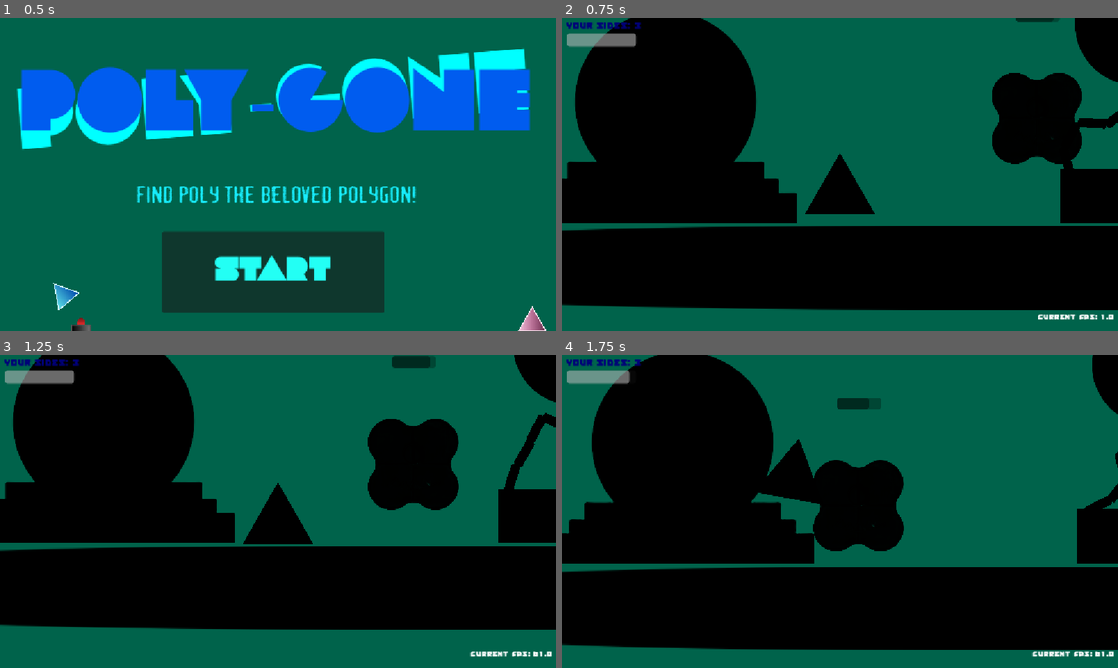
Above: before the commit, frames 1-4 (two rows, left to right).
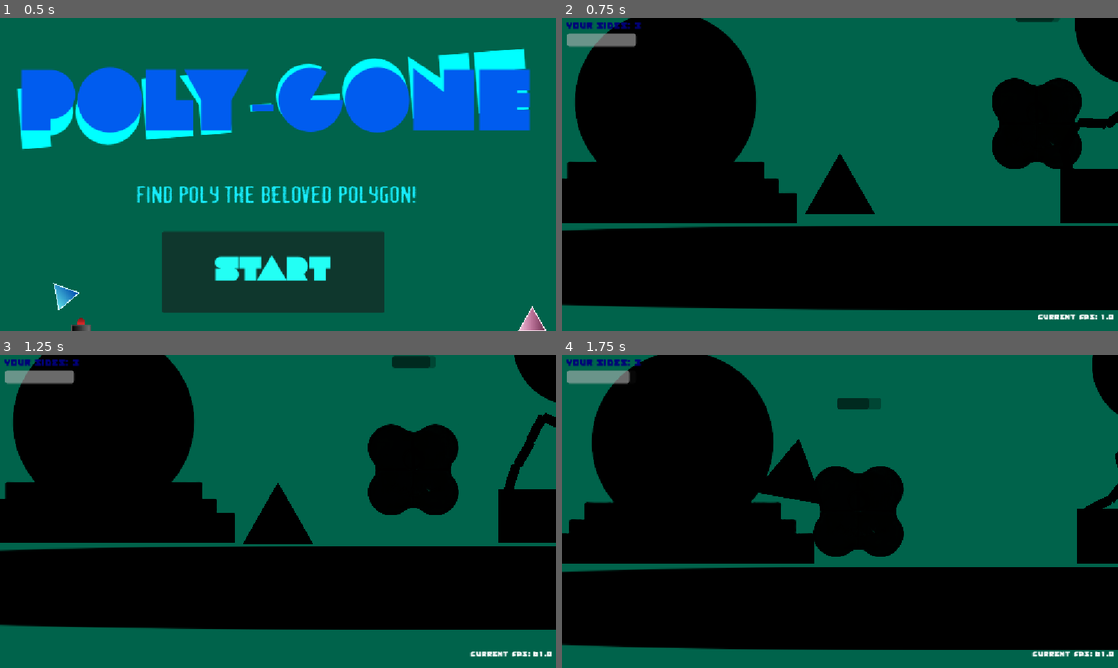
Above: after the commit, the same moments.

Repository: Eldragon126/Shapes
Game: Godot game, scene res://nodes/level_rooms/title_screen.tscn
Same seed, same stepped clock (60 frames per second), same inputs: the game is played once before the commit and once after it. The engine's default icon, where the game draws it, is replaced by a stand-in: a white triangle on a blue panel in a dark square. Sound files missing from this copy of the repository are replaced by a short silence.
Inputs (mouse positions are in pixels of both pictures, inside the frame that each line leads up to):
- Up to frame 1 (0.5 s): no input
- Up to frame 2 (0.75 s): click "Start" at 0.5 s
- Up to frame 3 (1.25 s): no input
- Up to frame 4 (1.75 s): move the mouse to (962, 495) at 1.27 s; hold Right (ui_right) from 1.28 s (still down); tap Shift (ability_activate) at 1.35 s; click (962, 495) at 1.42 s; tap Space (jump) at 1.52 s

Frame 1 is identical in both runs. In frame 2, 0.6% of the frame differs, in the area x 77-94%, y 17-49%; in frame 3, 0.7%, in the area x 66-83%, y 20-52%; in frame 4, 0.7%.

Commit message:
Other Adjustments

Diff:
--- a/nodes/Enemies/enemy_5.tscn
+++ b/nodes/Enemies/enemy_5.tscn
@@ -24,6 +24,7 @@
 shape = SubResource("RectangleShape2D_63obj")
 
 [node name="Sprite2D" type="Sprite2D" parent="."]
+position = Vector2(0, 13.333334)
 scale = Vector2(0.25, 0.25)
 texture = ExtResource("2_os4k6")
 
--- /dev/null
+++ b/nodes/Enemies/heart_enemy.tscn
@@ -0,0 +1,3 @@
+[gd_scene format=3 uid="uid://cdmnj44b6k1l0"]
+
+[node name="HeartEnemy" type="Node2D"]
--- /dev/null
+++ b/nodes/Enemies/kermit.tscn
@@ -0,0 +1,8 @@
+[gd_scene load_steps=2 format=3 uid="uid://btjk1oouhmgtg"]
+
+[ext_resource type="Texture2D" uid="uid://by7lfua2gevc5" path="res://assets/Kermit.png" id="1_7vnru"]
+
+[node name="Kermit" type="Node2D"]
+
+[node name="Sprite2D" type="Sprite2D" parent="."]
+texture = ExtResource("1_7vnru")
--- /dev/null
+++ b/nodes/big_bouncy_ball.tscn
@@ -0,0 +1,23 @@
+[gd_scene load_steps=5 format=3 uid="uid://02xevtnd5i8l"]
+
+[ext_resource type="Script" uid="uid://444mjbywe4vw" path="res://scripts/big_bouncy_ball.gd" id="1_2f7tv"]
+[ext_resource type="Texture2D" uid="uid://bl8jita1t4bs1" path="res://assets/BouncyBall.png" id="2_qa5ap"]
+
+[sub_resource type="PhysicsMaterial" id="PhysicsMaterial_2f7tv"]
+friction = 0.45
+bounce = 1.0
+
+[sub_resource type="CircleShape2D" id="CircleShape2D_qa5ap"]
+radius = 223.0
+
+[node name="BigBouncyBall" type="RigidBody2D"]
+collision_layer = 3
+collision_mask = 3
+physics_material_override = SubResource("PhysicsMaterial_2f7tv")
+script = ExtResource("1_2f7tv")
+
+[node name="CollisionShape2D" type="CollisionShape2D" parent="."]
+shape = SubResource("CircleShape2D_qa5ap")
+
+[node name="Sprite2D" type="Sprite2D" parent="."]
+texture = ExtResource("2_qa5ap")
--- /dev/null
+++ b/scripts/big_bouncy_ball.gd
@@ -0,0 +1,11 @@
+extends RigidBody2D
+@export var player: Node2D
+var rand = randf_range(0.2,1)
+func _ready() -> void:
+	scale = Vector2(rand,rand)
+	player = PlayerManager.player
+func _process(delta: float) -> void:
+	if player.global_position < Vector2(400 * rand,4000 * rand):
+		freeze = false
+	else:
+		freeze = true
Not shown, added: scripts/big_bouncy_ball.gd.uid
